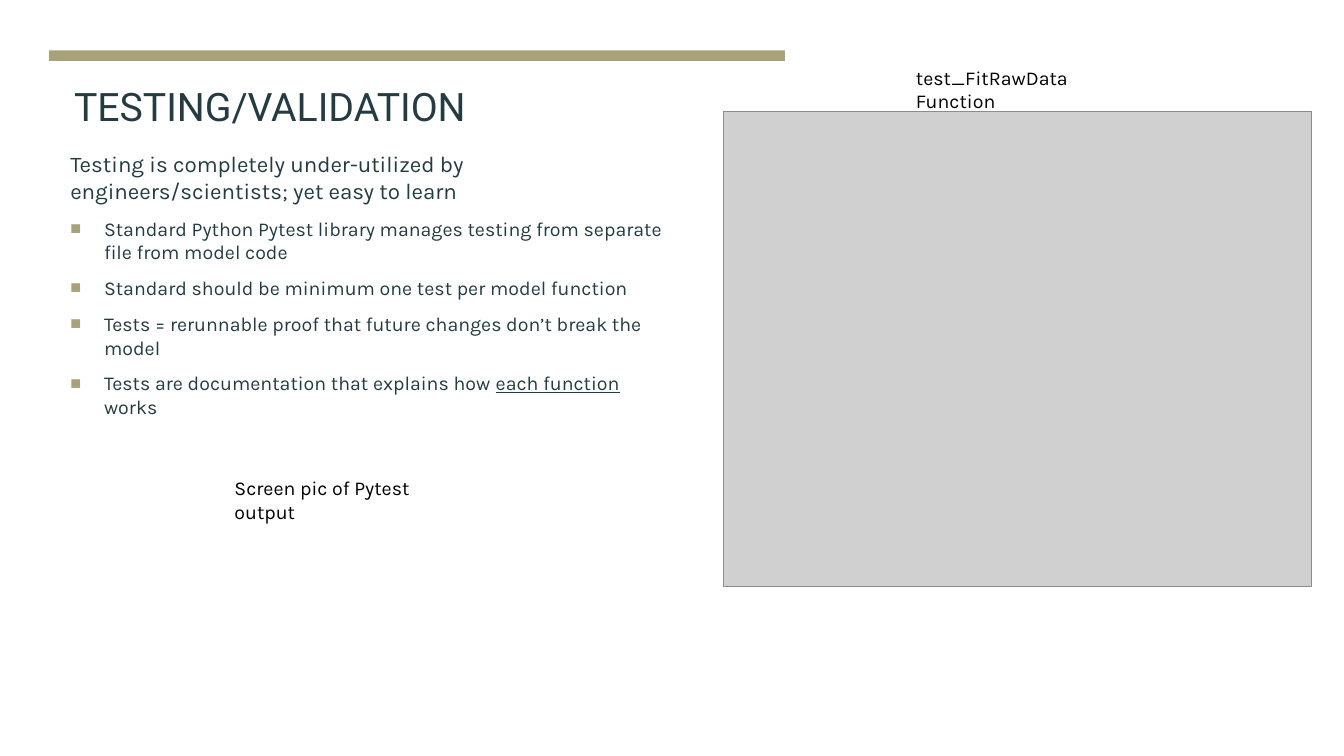
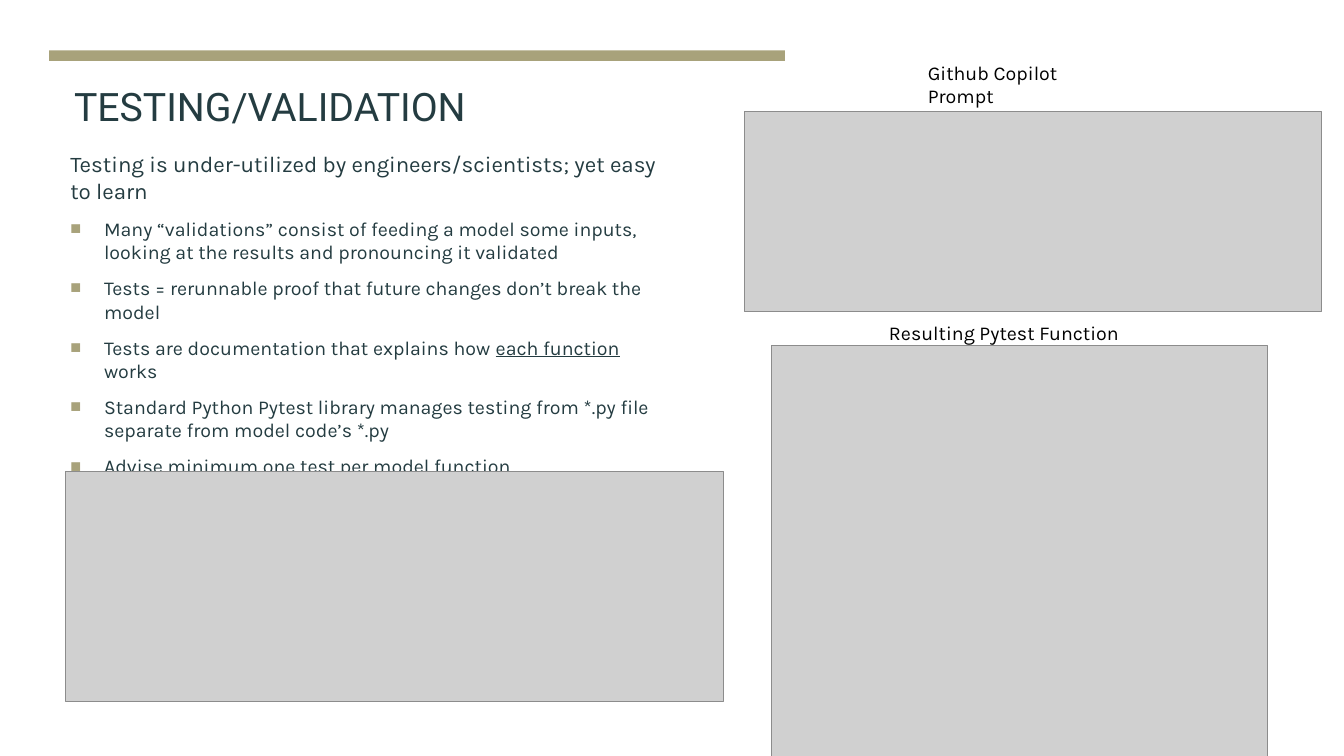
Before and after one commit to jlandgre/Engineering_Model_Best_Practices, a slide deck: slide 8 of Best_Practices_Coded_Models.pptx. Drawn at 1344x756 pixels with LibreOffice and Linux fonts; fonts in the diff are those of the drawing; grey boxes stand for pictures. Boxes give left, top, right and bottom in pixels: in the first picture for what was removed or moved away, otherwise in the second. Text is boxed around its words. In the diff, an @@ line names an element or a change of style, - is before the commit and + after.

```diff
--- a/Best_Practices_Coded_Models.pptx
+++ b/Best_Practices_Coded_Models.pptx
@@ text at box(928, 66, 1058, 108): text changed @@
-test_FitRawData Function
+Github Copilot Prompt
@@ picture removed at box(724, 111, 1312, 586) @@
@@ picture added at box(744, 111, 1321, 312) @@
@@ text at box(70, 155, 655, 264): text changed @@
-  Testing is completely under-utilized by engineers/scientists; yet easy to learn
-  ■ Standard Python Pytest library manages testing from separate file from model code
-  ■ Standard should be minimum one test per model function
+  Testing is under-utilized by engineers/scientists; yet easy to learn
+  ■ Many “validations” consist of feeding a model some inputs, looking at the results and pronouncing it validated
@@ text added at box(889, 326, 1118, 347), 14 pt, text #000000 @@
+Resulting Pytest Function
@@ picture added at box(772, 346, 1268, 756) @@
@@ text at box(104, 400, 649, 472): paragraphs added @@
+  ■ Standard Python Pytest library manages testing from *.py file separate from model code’s *.py
+  ■ Advise minimum one test per model function
@@ picture added at box(66, 472, 723, 702) @@
@@ text removed at box(234, 481, 409, 524) @@
-Screen pic of Pytest output
```
Also in this commit, not shown: 8 other slides changed, 3 other files.
